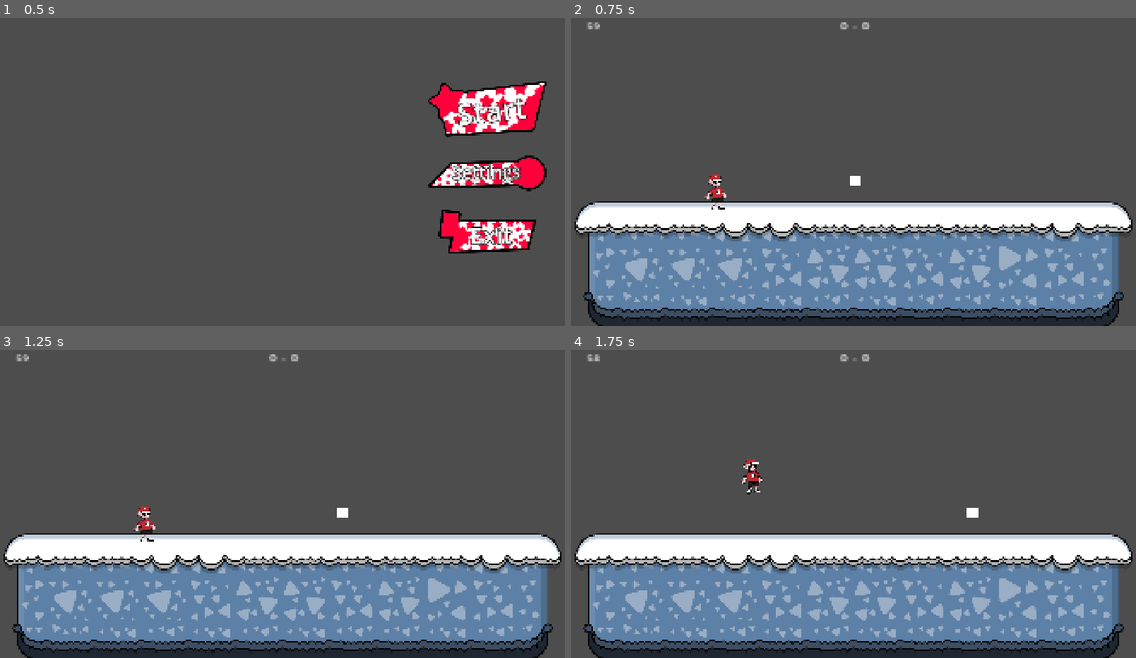
Above: before the commit, frames 1-4 (two rows, left to right).
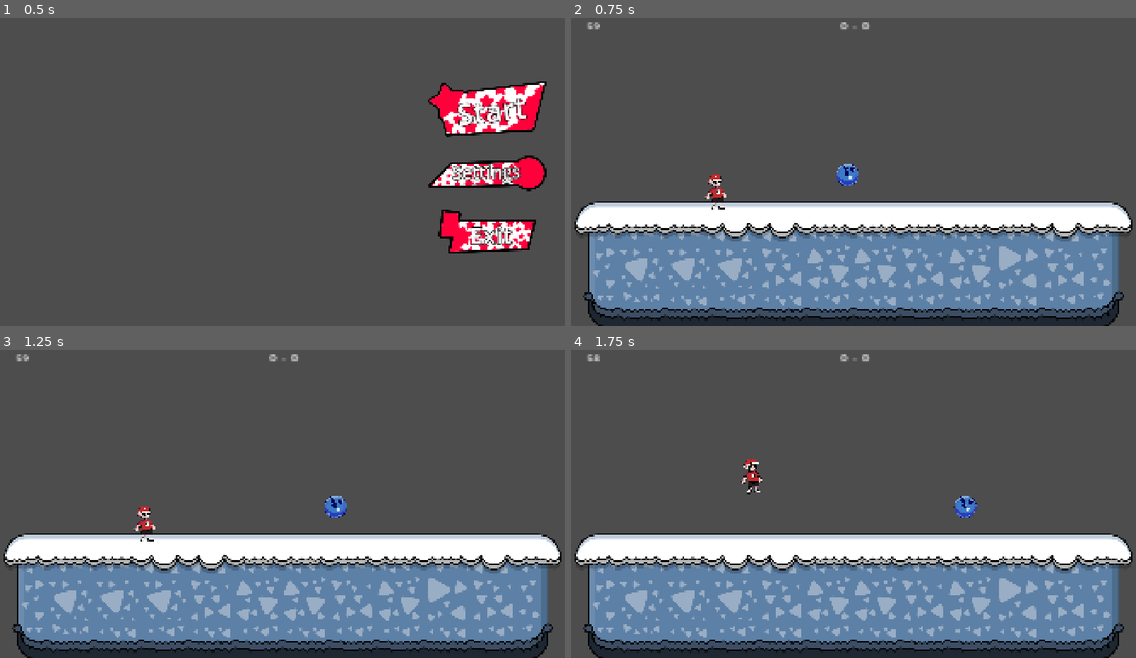
Above: after the commit, the same moments.

Repository: GuiDev-bit/Winter-Game-Jam
Game: Godot game, scene res://scenes/ui/main_menu.tscn
Two runs of this game, one before a commit and one after it. Both use one fixed random seed, a clock stepped at 60 frames per second and the inputs below.
Inputs:
- Up to frame 1 (0.5 s): no input
- Up to frame 2 (0.75 s): click "Start" at 0.5 s
- Up to frame 3 (1.25 s): no input
- Up to frame 4 (1.75 s): hold D (right) from 1.28 s (still down); tap W (jump) at 1.52 s

Frame 1 is identical in both runs. In frame 2, 0.3% of the frame differs, in the area x 47-52%, y 47-55%; in frame 3, 0.3%; in frame 4, 0.3%.

Commit message:
ball j'ai pas fini

Diff:
--- a/scenes/ball/ball.tscn
+++ b/scenes/ball/ball.tscn
@@ -1,19 +1,19 @@
 [gd_scene format=3 uid="uid://bw1vhtrhep4ky"]
 
 [ext_resource type="Script" uid="uid://bak06y5dpwy8e" path="res://script/ball/ball.gd" id="1_oqv3d"]
+[ext_resource type="Texture2D" uid="uid://bndkpiov0o75c" path="res://assets/sprites/Sans_titre_424_20260222132543.png" id="2_nv6q1"]
 
-[sub_resource type="RectangleShape2D" id="RectangleShape2D_oqv3d"]
-size = Vector2(39, 37)
+[sub_resource type="CircleShape2D" id="CircleShape2D_nv6q1"]
+radius = 38.013157
 
 [node name="Ball" type="CharacterBody2D" unique_id=1617553996]
 position = Vector2(879, 568)
 script = ExtResource("1_oqv3d")
 
-[node name="Sprite2D" type="ColorRect" parent="." unique_id=620166522]
-offset_right = 5.6799927
-offset_bottom = 37.285004
-scale = Vector2(6.84, 1)
+[node name="Sprite2D" type="Sprite2D" parent="." unique_id=185056861]
+scale = Vector2(0.25, 0.25)
+texture = ExtResource("2_nv6q1")
 
-[node name="CollisionShape2D" type="CollisionShape2D" parent="." unique_id=1209595843]
-position = Vector2(20, 19)
-shape = SubResource("RectangleShape2D_oqv3d")
+[node name="CollisionShape2D" type="CollisionShape2D" parent="." unique_id=180994026]
+position = Vector2(-6, -3)
+shape = SubResource("CircleShape2D_nv6q1")
Binary file added: assets/sprites/Sans_titre_424_20260222132543.png
Not shown, added: assets/sprites/Sans_titre_424_20260222132543.png.import
